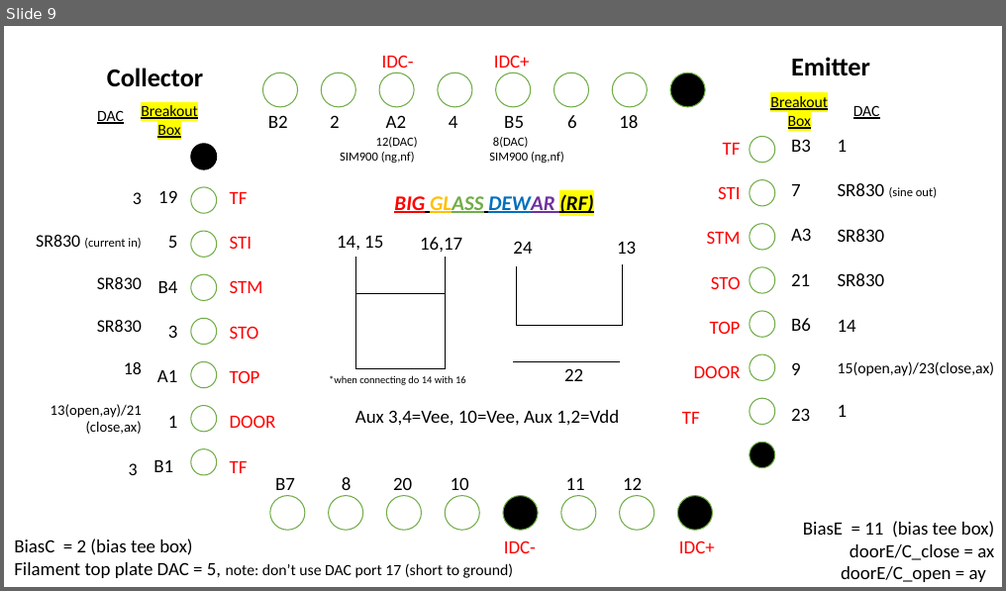
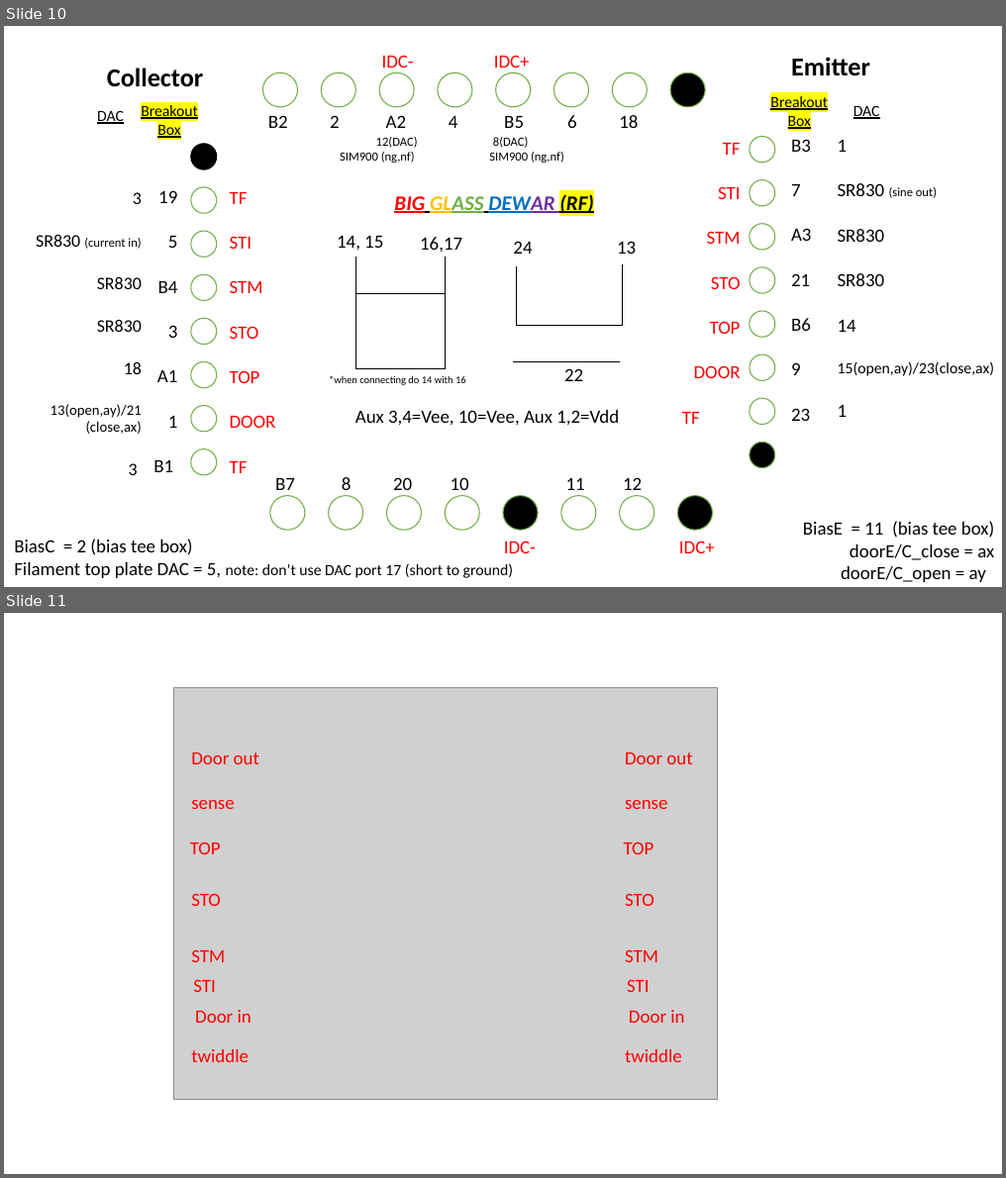
Before and after one commit to eelyon/LyonLabCodebase, a slide deck: matlabMeas/TiffanyMeasurementFunctions/IDC/ConnectionLayout.pptx. Shown one above the other, each under a label of ours: slide 9 before the commit, slides 10 and 11 after it. The pictures are 1006x591 and 1006x1178 pixels, drawn with LibreOffice and Linux fonts; fonts in the diff are those of the drawing; grey boxes stand for pictures. Boxes give left, top, right and bottom in pixels: in the first picture for what was removed or moved away, otherwise in the second. Text is boxed around its words. In the diff, an @@ line names an element or a change of style, - is before the commit and + after.

```diff
--- a/matlabMeas/TiffanyMeasurementFunctions/IDC/ConnectionLayout.pptx
+++ b/matlabMeas/TiffanyMeasurementFunctions/IDC/ConnectionLayout.pptx
@@ slide 11 added at box(4, 613, 1002, 1174), background #FFFFFF @@
@@ picture added at box(173, 687, 717, 1100) @@
@@ text added at box(191, 753, 259, 764), 18 pt, text #FF0000 @@
+Door out
@@ text added at box(625, 753, 692, 764), 18 pt, text #FF0000 @@
+Door out
@@ text added at box(191, 800, 234, 809), 18 pt, text #FF0000 @@
+sense
@@ text added at box(625, 800, 667, 809), 18 pt, text #FF0000 @@
+sense
@@ text added at box(190, 842, 221, 855), 18 pt, text #FF0000 @@
+TOP
@@ text added at box(624, 842, 654, 855), 18 pt, text #FF0000 @@
+TOP
@@ text added at box(191, 893, 221, 906), 18 pt, text #FF0000 @@
+STO
@@ text added at box(625, 893, 654, 906), 18 pt, text #FF0000 @@
+STO
@@ text added at box(191, 950, 225, 962), 18 pt, text #FF0000 @@
+STM
@@ text added at box(625, 950, 658, 962), 18 pt, text #FF0000 @@
+STM
@@ text added at box(193, 979, 215, 992), 18 pt, text #FF0000 @@
+STI
@@ text added at box(627, 979, 648, 992), 18 pt, text #FF0000 @@
+STI
@@ text added at box(195, 1010, 252, 1023), 18 pt, text #FF0000 @@
+Door in
@@ text added at box(629, 1010, 684, 1023), 18 pt, text #FF0000 @@
+Door in
@@ text added at box(191, 1050, 249, 1062), 18 pt, text #FF0000 @@
+twiddle
@@ text added at box(625, 1050, 682, 1062), 18 pt, text #FF0000 @@
+twiddle
@@ what was slide 9 is now slide 10 @@
```
Also in this commit, not shown: 4 slides changed, 2 other slides added.
